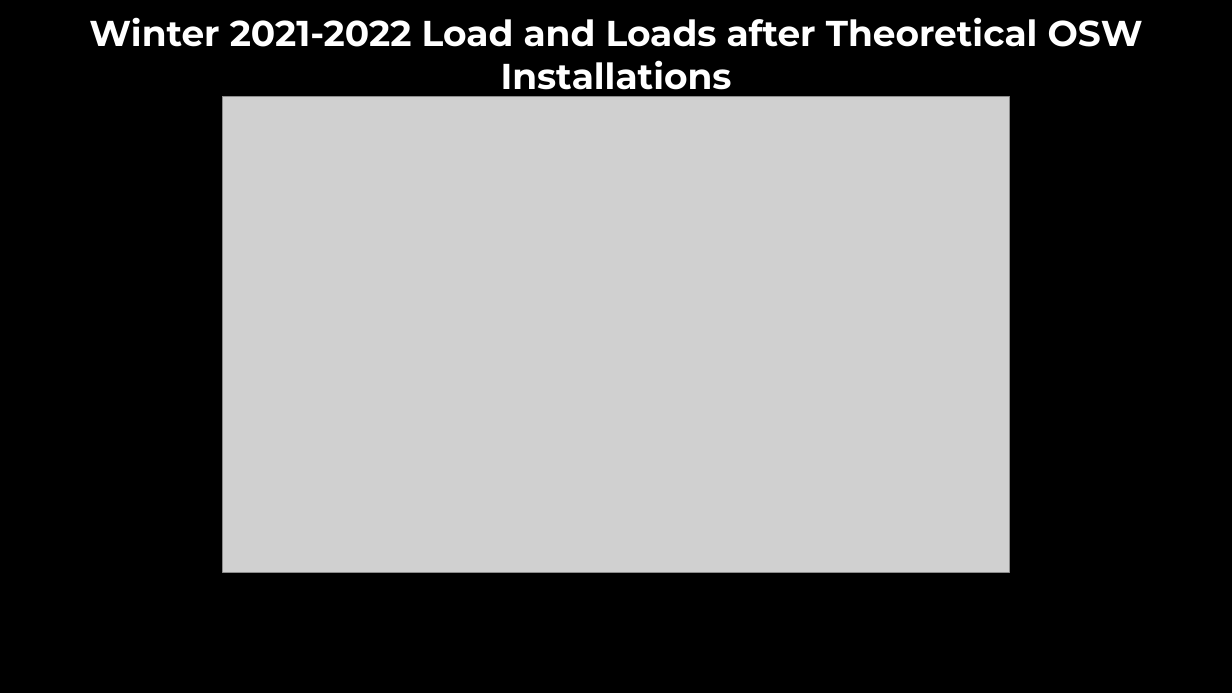
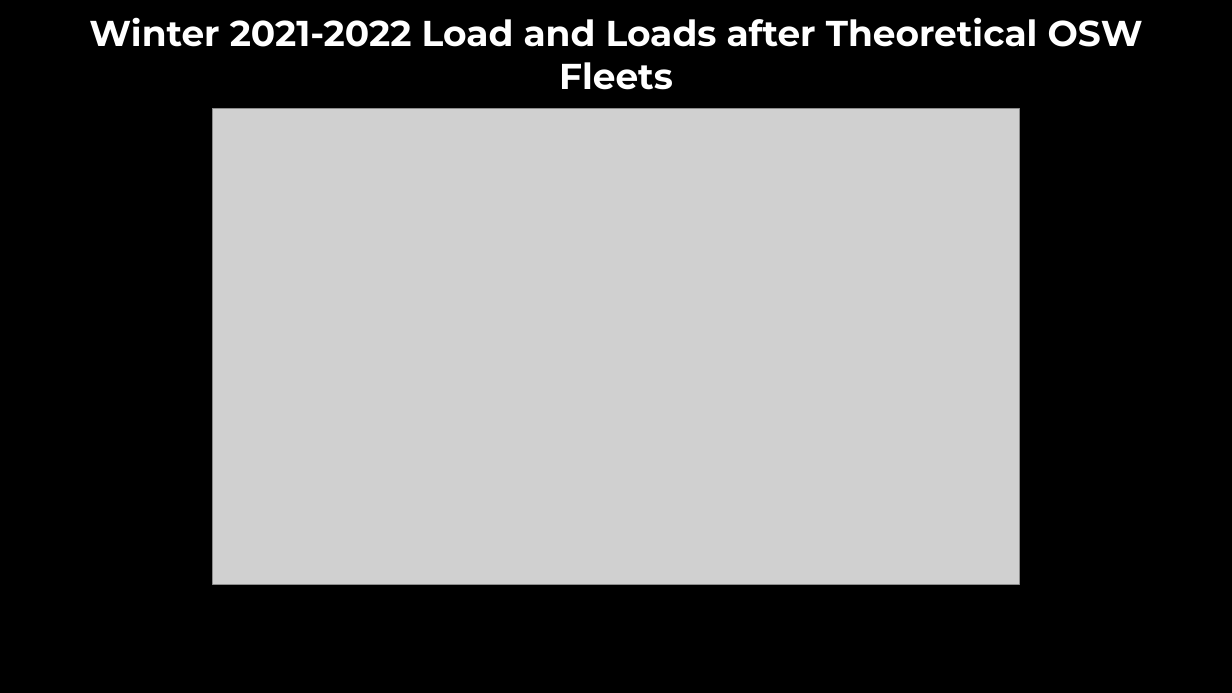
Before and after one commit to jruzekow/osw-analysis, a slide deck: slide 3 of OSW and Solar Analysis Results.pptx (slide 4 before the commit). Drawn at 1232x693 pixels with LibreOffice and Linux fonts; fonts in the diff are those of the drawing; grey boxes stand for pictures; background and template pictures are left out. Boxes give left, top, right and bottom in pixels: in the first picture for what was removed or moved away, otherwise in the second. Text is boxed around its words. In the diff, an @@ line names an element or a change of style, - is before the commit and + after.

```diff
--- a/OSW and Solar Analysis Results.pptx
+++ b/OSW and Solar Analysis Results.pptx
@@ text at [89, 17, 1143, 90]: text changed @@
-Winter 2021-2022 Load and Loads after Theoretical OSW Installations
+Winter 2021-2022 Load and Loads after Theoretical OSW Fleets
@@ picture: place and size @@
-picture at [223, 97, 1010, 573]
+picture at [213, 109, 1020, 585]
```
Also in this commit, not shown: 8 other slides changed, 8 slides added, 10 slides removed.
